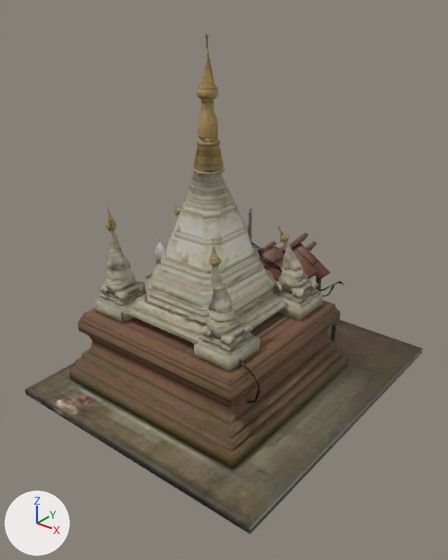
A saved change to the glTF model game/models/env/burmese_pagoda.glb.
Camera for both pictures: a 50 mm camera at (19.8, -26.4, 22.2) aimed at (0.2, -1.8, 7.0). The lights are fixed; the arrows at lower left show +X, +Y and +Z. The older version comes first. Vertices at exactly the same position are counted once.

Before the edit, the objects in view are built like this:
```python
ob_body = bpy.data.objects.new('Body', me_mesh_0)
ob_body.location = (0.0, 0.0, 0.0)
ob_trim = bpy.data.objects.new('Trim', me_mesh_1)
ob_trim.location = (0.0, 0.0, 0.0)
```
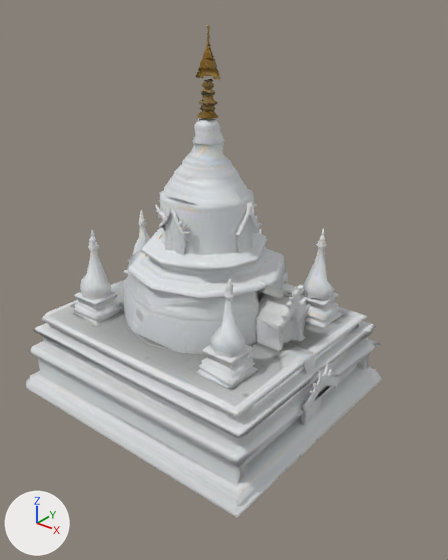
The change, as a list of edits to the scene's bpy script:
```text
Add img_tripo_image_e8021a1f_f566_406c_97f3_90a00dda8c32_0_0:
    img_tripo_image_e8021a1f_f566_406c_97f3_90a00dda8c32_0_0 = load_image('tripo_image_e8021a1f-f566-406c-97f3-90a00dda8c32_0_0', '_unpacked/tripo_image_e8021a1f-f566-406c-97f3-90a00dda8c32_0_0', 512, 512, 'sRGB')
Change mat_body:
    remove # nodes: BsdfPrincipled, NormalMap, OutputMaterial, SeparateColor, TexImage x4
    remove # uses the picture img_burmese_pagoda_emissive
    remove # uses the picture img_color_a337e801_f92b_43d2_8adf_53bb8f0966e6
    remove # uses the picture img_normalgl_a337e801_f92b_43d2_8adf_53bb8f0966e6
    remove # uses the picture img_orm_a337e801_f92b_43d2_8adf_53bb8f0966e6
    nodes: BsdfPrincipled, OutputMaterial, TexImage
    uses the picture img_tripo_image_e8021a1f_f566_406c_97f3_90a00dda8c32_0_0
Change me_mesh_0:
    used by ob_body; location = (0.0, 0.0, 0.0)
    remove me_mesh_0.from_pydata(...)  # 2962 vertices, 5555 faces; spans x -8.3..8.3, y -10.1..10.1, z 0.0..20.0
    add me_mesh_0.from_pydata(...)  # 2291 vertices, 4188 faces; spans x -7.9..7.9, y -10.3..10.3, z 0.0..16.0
    me_mesh_0 part 1: the loose piece of 229 vertices spanning x -4.9..3.3, y -6.3..2.4, z 5.6..20.0 is rebuilt with 315 vertices and now spans x -4.8..4.3, y -7.5..1.7, z 4.7..16.0
    me_mesh_0 part 2: the loose piece of 65 vertices spanning x -7.0..5.4, y -7.7..4.1, z 0.4..4.9 is rebuilt with 489 vertices and now spans x -7.9..7.9, y -10.3..10.3, z 0.0..5.5
    me_mesh_0 part 3: 26 loose pieces with 1883 vertices, spanning x -6.4..5.3, y -6.1..10.1, z 0.4..11.3, are deleted
    me_mesh_0 part 4: 1 vertex moved within x -4.2, y 0.3, z 5.9; 780 vertices removed from x -8.3..8.3, y -10.1..8.9, z 0.0..9.5; 1482 vertices added at x -7.7..7.7, y -9.1..6.1, z 0.0..12.3
Change me_mesh_1:
    used by ob_trim; location = (0.0, 0.0, 0.0)
    remove me_mesh_1.from_pydata(...)  # 36 vertices, 57 faces; spans x 2.032..2.465, y 0.493..0.809, z 9.034..9.941
    add me_mesh_1.from_pydata(...)  # 225 vertices, 356 faces; spans x -0.904..0.541, y -3.219..-2.148, z 16.059..20.253
    me_mesh_1 part 5
    197 vertices are added at x -0.904..0.541, y -3.219..-2.148, z 16.059..20.253
    12 new vertices lie (0.0, 0.071, 0.0) away from vertices in x -0.288..-0.096, y -2.572..-2.542, z 19.404..20.202
    11 new vertices lie (0.0, 0.111, 0.0) away from vertices in x -0.874..0.531, y -2.653..-2.612, z 17.989..19.09
    5 new vertices lie (0.0, 0.112, -0.01) away from vertices in x -0.642..0.187, y -2.633..-2.623, z 18.565..18.848
    356 new faces join them
    other edits to the shape of me_mesh_1 do not show in these pictures
```

What differs and where, as boxes [x1, y1, x2, y2] in the pictures (448 x 560 px; the box of a moved part takes in the faces that stretch with it):
'Body', surface changed, reshaped (11% narrower, 21% shorter): before [25, 31, 423, 534]; after [26, 118, 382, 517]
'Trim', reshaped: before [278, 226, 283, 242]; after [196, 25, 220, 119]
part 1 of me_mesh_0, rebuilt: before [123, 31, 288, 344]; after [124, 118, 287, 354]
part 2 of me_mesh_0, rebuilt: before [69, 300, 349, 470]; after [26, 272, 382, 517]
part 3 of me_mesh_0, deleted: before [99, 204, 342, 404]
part 4 of me_mesh_0, moved or reshaped: before [25, 206, 423, 534]; after [73, 200, 357, 465]
part 5 of me_mesh_1, added (brown): after [196, 25, 220, 119]
